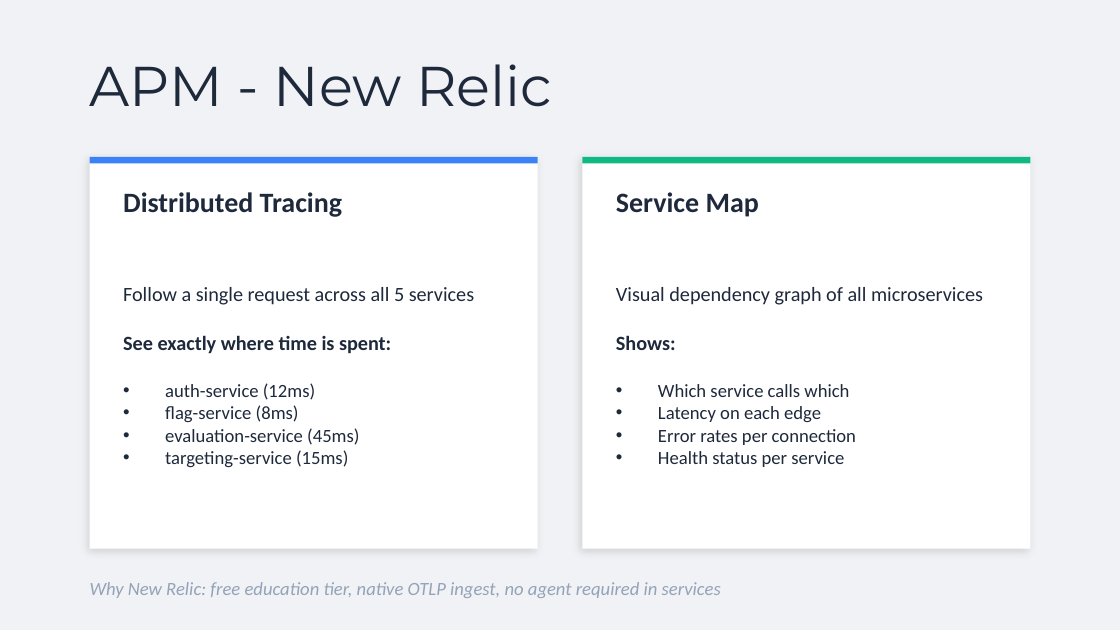
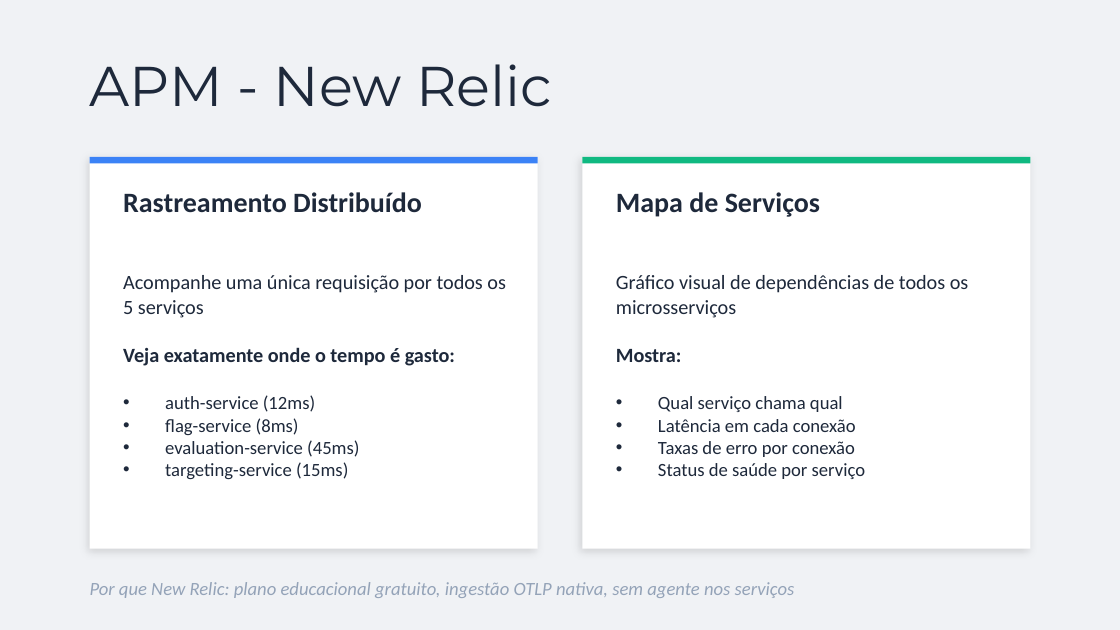
Before and after one commit to rivachef/TC4-ToggleMaster, a slide deck: slide 7 of docs/ToggleMaster-Phase4-Presentation.pptx. Drawn at 1120x630 pixels with LibreOffice and Linux fonts; fonts in the diff are those of the drawing. Boxes give left, top, right and bottom in pixels: in the first picture for what was removed or moved away, otherwise in the second. Text is boxed around its words. In the diff, an @@ line names an element or a change of style, - is before the commit and + after.

```diff
--- a/docs/ToggleMaster-Phase4-Presentation.pptx
+++ b/docs/ToggleMaster-Phase4-Presentation.pptx
@@ text at [123, 192, 422, 213]: text changed @@
-Distributed Tracing
+Rastreamento Distribuído
@@ text at [616, 192, 820, 217]: text changed @@
-Service Map
+Mapa de Serviços
@@ text at [123, 275, 506, 366]: text changed @@
-Follow a single request across all 5 services
-See exactly where time is spent:
+Acompanhe uma única requisição por todos os 5 serviços
+Veja exatamente onde o tempo é gasto:
@@ text at [616, 275, 969, 479]: text changed @@
-Visual dependency graph of all microservices
-Shows:
-• Which service calls which
-• Latency on each edge
-• Error rates per connection
-• Health status per service
+Gráfico visual de dependências de todos os microsserviços
+Mostra:
+• Qual serviço chama qual
+• Latência em cada conexão
+• Taxas de erro por conexão
+• Status de saúde por serviço
@@ text at [90, 582, 795, 598]: text changed @@
-Why New Relic: free education tier, native OTLP ingest, no agent required in services
+Por que New Relic: plano educacional gratuito, ingestão OTLP nativa, sem agente nos serviços
```
Also in this commit, not shown: 12 other slides changed, 1 other file.
